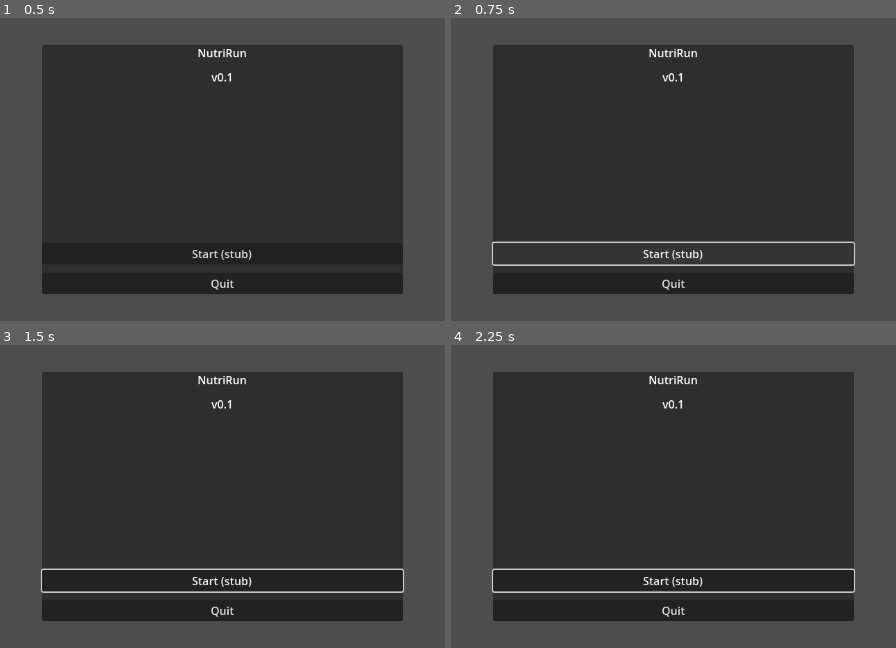
Above: before the commit, frames 1-4 (two rows, left to right).
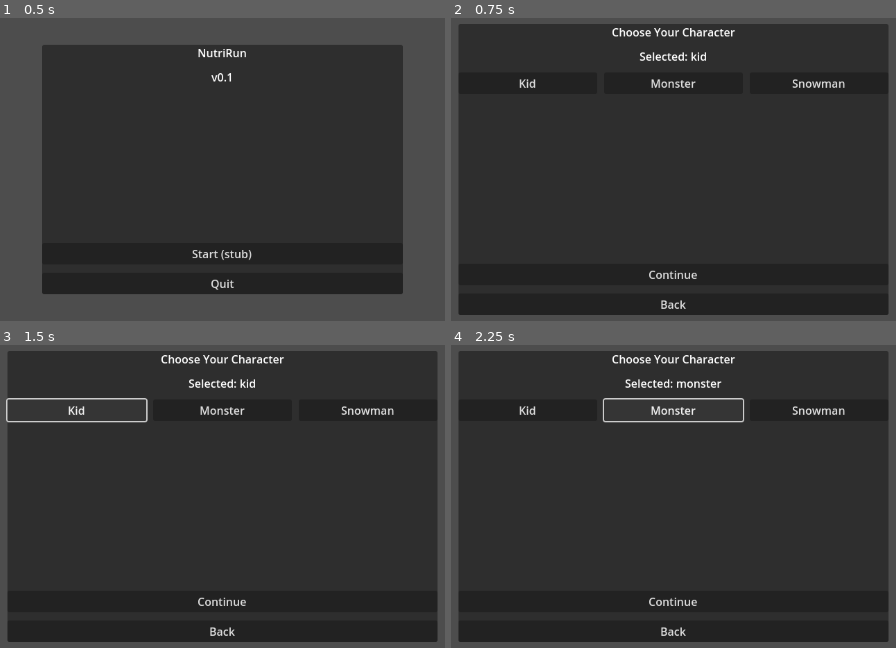
Above: after the commit, the same moments.

Repository: Fritzzzz1/NutriRun
Game: Godot game, scene res://scenes/ui/main_menu.tscn
Same seed, same stepped clock (60 frames per second), same inputs: the game is played once before the commit and once after it.
Inputs (mouse positions are in pixels of both pictures, inside the frame that each line leads up to):
- Up to frame 1 (0.5 s): no input
- Up to frame 2 (0.75 s): click "Start (stub)" at 0.5 s
- Up to frame 3 (1.5 s): click (75, 411) at 1.25 s, where only the run after the commit has a clickable "Kid"
- Up to frame 4 (2.25 s): click (673, 411) at 2 s, where only the run after the commit has a clickable "Monster"

Frame 1 is identical in both runs. In frame 2, 28% of the frame differs, in the area x 1-99%, y 1-99%; in frame 3, 28%; in frame 4, 29%.

Commit message:
Add basic scene flow skeleton

Diff:
--- a/project.godot
+++ b/project.godot
@@ -20,3 +20,4 @@
 EventBus="*res://scripts/autoloads/event_bus.gd"
 GameState="*res://scripts/autoloads/game_state.gd"
 SaveSystem="*res://scripts/autoloads/save_system.gd"
+SceneManager="*res://scripts/autoloads/scene_manager.gd"
--- /dev/null
+++ b/scenes/gameplay/gameplay_root.tscn
@@ -0,0 +1,35 @@
+[gd_scene load_steps=2 format=3]
+
+[ext_resource type="Script" path="res://scripts/gameplay/gameplay_root_controller.gd" id="1_k1j6r"]
+
+[node name="GameplayRoot" type="Node"]
+script = ExtResource("1_k1j6r")
+
+[node name="UILayer" type="CanvasLayer" parent="."]
+
+[node name="UI" type="Control" parent="UILayer"]
+layout_mode = 3
+anchors_preset = 15
+anchor_right = 1.0
+anchor_bottom = 1.0
+grow_horizontal = 2
+grow_vertical = 2
+
+[node name="TopLeft" type="MarginContainer" parent="UILayer/UI"]
+layout_mode = 1
+anchors_preset = 0
+offset_right = 300.0
+offset_bottom = 120.0
+theme_override_constants/margin_left = 16
+theme_override_constants/margin_top = 16
+
+[node name="VBox" type="VBoxContainer" parent="UILayer/UI/TopLeft"]
+theme_override_constants/separation = 8
+
+[node name="Label" type="Label" parent="UILayer/UI/TopLeft/VBox"]
+text = "Gameplay (stub)"
+
+[node name="ReturnButton" type="Button" parent="UILayer/UI/TopLeft/VBox"]
+text = "Return to Hub"
+
+[connection signal="pressed" from="UILayer/UI/TopLeft/VBox/ReturnButton" to="." method="_on_return_to_hub_pressed"]
--- /dev/null
+++ b/scenes/hub/hub_screen.tscn
@@ -0,0 +1,61 @@
+[gd_scene load_steps=2 format=3]
+
+[ext_resource type="Script" path="res://scripts/hub/hub_controller.gd" id="1_yc7oo"]
+
+[node name="HubScreen" type="Control"]
+layout_mode = 3
+anchors_preset = 15
+anchor_right = 1.0
+anchor_bottom = 1.0
+grow_horizontal = 2
+grow_vertical = 2
+script = ExtResource("1_yc7oo")
+
+[node name="Center" type="CenterContainer" parent="."]
+layout_mode = 1
+anchors_preset = 15
+anchor_right = 1.0
+anchor_bottom = 1.0
+grow_horizontal = 2
+grow_vertical = 2
+
+[node name="Panel" type="PanelContainer" parent="Center"]
+custom_minimum_size = Vector2(700, 420)
+
+[node name="VBox" type="VBoxContainer" parent="Center/Panel"]
+theme_override_constants/separation = 12
+offset_left = 20.0
+offset_top = 20.0
+offset_right = 680.0
+offset_bottom = 400.0
+
+[node name="Title" type="Label" parent="Center/Panel/VBox"]
+layout_mode = 2
+text = "Hub (stub)"
+horizontal_alignment = 1
+
+[node name="StatusLabel" type="Label" parent="Center/Panel/VBox"]
+unique_name_in_owner = true
+layout_mode = 2
+text = "Character: kid | Harvest Points: 0"
+horizontal_alignment = 1
+
+[node name="Spacer" type="Control" parent="Center/Panel/VBox"]
+layout_mode = 2
+size_flags_vertical = 3
+
+[node name="StartRunButton" type="Button" parent="Center/Panel/VBox"]
+layout_mode = 2
+text = "Start Run (stub)"
+
+[node name="SaveButton" type="Button" parent="Center/Panel/VBox"]
+layout_mode = 2
+text = "Save"
+
+[node name="BackButton" type="Button" parent="Center/Panel/VBox"]
+layout_mode = 2
+text = "Back to Menu"
+
+[connection signal="pressed" from="Center/Panel/VBox/StartRunButton" to="." method="_on_start_run_pressed"]
+[connection signal="pressed" from="Center/Panel/VBox/SaveButton" to="." method="_on_save_pressed"]
+[connection signal="pressed" from="Center/Panel/VBox/BackButton" to="." method="_on_back_to_menu_pressed"]
--- /dev/null
+++ b/scenes/ui/character_select.tscn
@@ -0,0 +1,79 @@
+[gd_scene load_steps=2 format=3]
+
+[ext_resource type="Script" path="res://scripts/ui/character_select_controller.gd" id="1_3g1vh"]
+
+[node name="CharacterSelect" type="Control"]
+layout_mode = 3
+anchors_preset = 15
+anchor_right = 1.0
+anchor_bottom = 1.0
+grow_horizontal = 2
+grow_vertical = 2
+script = ExtResource("1_3g1vh")
+
+[node name="Center" type="CenterContainer" parent="."]
+layout_mode = 1
+anchors_preset = 15
+anchor_right = 1.0
+anchor_bottom = 1.0
+grow_horizontal = 2
+grow_vertical = 2
+
+[node name="Panel" type="PanelContainer" parent="Center"]
+custom_minimum_size = Vector2(620, 420)
+
+[node name="VBox" type="VBoxContainer" parent="Center/Panel"]
+theme_override_constants/separation = 12
+offset_left = 20.0
+offset_top = 20.0
+offset_right = 600.0
+offset_bottom = 400.0
+
+[node name="Title" type="Label" parent="Center/Panel/VBox"]
+layout_mode = 2
+text = "Choose Your Character"
+horizontal_alignment = 1
+
+[node name="SelectedLabel" type="Label" parent="Center/Panel/VBox"]
+unique_name_in_owner = true
+layout_mode = 2
+text = "Selected: kid"
+horizontal_alignment = 1
+
+[node name="ButtonsRow" type="HBoxContainer" parent="Center/Panel/VBox"]
+layout_mode = 2
+theme_override_constants/separation = 10
+size_flags_horizontal = 3
+
+[node name="KidButton" type="Button" parent="Center/Panel/VBox/ButtonsRow"]
+layout_mode = 2
+size_flags_horizontal = 3
+text = "Kid"
+
+[node name="MonsterButton" type="Button" parent="Center/Panel/VBox/ButtonsRow"]
+layout_mode = 2
+size_flags_horizontal = 3
+text = "Monster"
+
+[node name="SnowmanButton" type="Button" parent="Center/Panel/VBox/ButtonsRow"]
+layout_mode = 2
+size_flags_horizontal = 3
+text = "Snowman"
+
+[node name="Spacer" type="Control" parent="Center/Panel/VBox"]
+layout_mode = 2
+size_flags_vertical = 3
+
+[node name="ContinueButton" type="Button" parent="Center/Panel/VBox"]
+layout_mode = 2
+text = "Continue"
+
+[node name="BackButton" type="Button" parent="Center/Panel/VBox"]
+layout_mode = 2
+text = "Back"
+
+[connection signal="pressed" from="Center/Panel/VBox/ButtonsRow/KidButton" to="." method="_on_kid_pressed"]
+[connection signal="pressed" from="Center/Panel/VBox/ButtonsRow/MonsterButton" to="." method="_on_monster_pressed"]
+[connection signal="pressed" from="Center/Panel/VBox/ButtonsRow/SnowmanButton" to="." method="_on_snowman_pressed"]
+[connection signal="pressed" from="Center/Panel/VBox/ContinueButton" to="." method="_on_continue_pressed"]
+[connection signal="pressed" from="Center/Panel/VBox/BackButton" to="." method="_on_back_pressed"]
--- /dev/null
+++ b/scripts/autoloads/scene_manager.gd
@@ -0,0 +1,23 @@
+## Centralized scene transitions (autoload).
+extends Node
+
+const MAIN_MENU_SCENE := "res://scenes/ui/main_menu.tscn"
+const CHARACTER_SELECT_SCENE := "res://scenes/ui/character_select.tscn"
+const HUB_SCENE := "res://scenes/hub/hub_screen.tscn"
+const GAMEPLAY_SCENE := "res://scenes/gameplay/gameplay_root.tscn"
+
+
+func go_to_main_menu() -> void:
+	get_tree().change_scene_to_file(MAIN_MENU_SCENE)
+
+
+func go_to_character_select() -> void:
+	get_tree().change_scene_to_file(CHARACTER_SELECT_SCENE)
+
+
+func go_to_hub() -> void:
+	get_tree().change_scene_to_file(HUB_SCENE)
+
+
+func go_to_gameplay() -> void:
+	get_tree().change_scene_to_file(GAMEPLAY_SCENE)
--- /dev/null
+++ b/scripts/gameplay/gameplay_root_controller.gd
@@ -0,0 +1,11 @@
+## Gameplay root controller (stub).
+extends Node
+
+
+func _ready() -> void:
+	EventBus.push_notification("Gameplay started (stub).")
+
+
+func _on_return_to_hub_pressed() -> void:
+	EventBus.run_ended.emit()
+	SceneManager.go_to_hub()
--- /dev/null
+++ b/scripts/hub/hub_controller.gd
@@ -0,0 +1,23 @@
+## Hub screen controller (stub).
+extends Control
+
+
+func _ready() -> void:
+	if has_node("%StatusLabel"):
+		var status := get_node("%StatusLabel") as Label
+		status.text = "Character: %s  |  Harvest Points: %d" % [GameState.selected_character_id, GameState.harvest_points]
+
+
+func _on_start_run_pressed() -> void:
+	GameState.reset_run_state()
+	EventBus.run_started.emit()
+	SceneManager.go_to_gameplay()
+
+
+func _on_save_pressed() -> void:
+	EventBus.save_requested.emit()
+	EventBus.push_notification("Save requested.")
+
+
+func _on_back_to_menu_pressed() -> void:
+	SceneManager.go_to_main_menu()
--- /dev/null
+++ b/scripts/ui/character_select_controller.gd
@@ -0,0 +1,37 @@
+## Character select (stub).
+extends Control
+
+
+func _ready() -> void:
+	if has_node("%SelectedLabel"):
+		(_get_selected_label()).text = "Selected: " + GameState.selected_character_id
+
+
+func _on_kid_pressed() -> void:
+	_select("kid")
+
+
+func _on_monster_pressed() -> void:
+	_select("monster")
+
+
+func _on_snowman_pressed() -> void:
+	_select("snowman")
+
+
+func _on_continue_pressed() -> void:
+	SceneManager.go_to_hub()
+
+
+func _on_back_pressed() -> void:
+	SceneManager.go_to_main_menu()
+
+
+func _select(character_id: String) -> void:
+	GameState.selected_character_id = character_id
+	if has_node("%SelectedLabel"):
+		(_get_selected_label()).text = "Selected: " + GameState.selected_character_id
+
+
+func _get_selected_label() -> Label:
+	return get_node("%SelectedLabel") as Label
--- a/scripts/ui/main_menu_controller.gd
+++ b/scripts/ui/main_menu_controller.gd
@@ -9,9 +9,7 @@
 
 
 func _on_start_pressed() -> void:
-	GameState.reset_run_state()
-	EventBus.run_started.emit()
-	EventBus.push_notification("Run started (stub).")
+	SceneManager.go_to_character_select()
 
 
 func _on_quit_pressed() -> void:
Not shown, added: scripts/autoloads/scene_manager.gd.uid
Not shown, added: scripts/gameplay/gameplay_root_controller.gd.uid
Not shown, added: scripts/hub/hub_controller.gd.uid
Not shown, added: scripts/ui/character_select_controller.gd.uid
